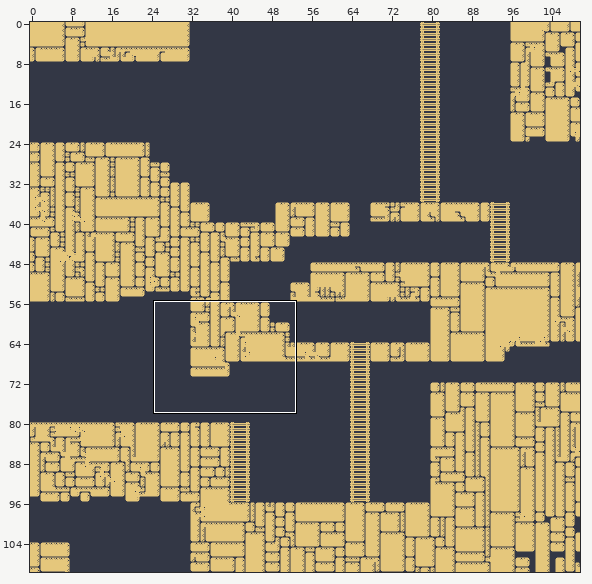
Tiled map -- scratch/map.tmx. Above, an overview of the earlier version with the close-up marked.
Close-up. Before:
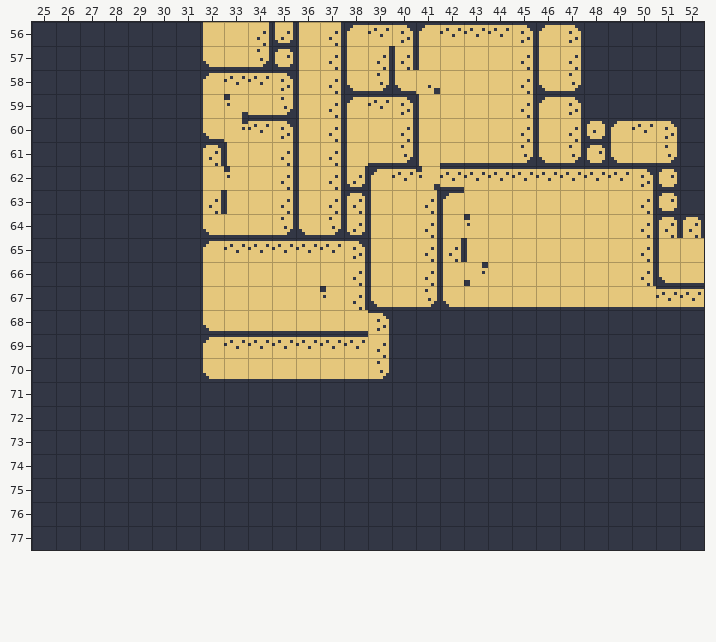
Cells are 8x8 px. Shown: x 25..52, y 56..77. The commit also changed other parts of the map, which this record leaves out. Tiles whose own drawing changed are shown in their newer look in all pictures.
The same view after the edit:
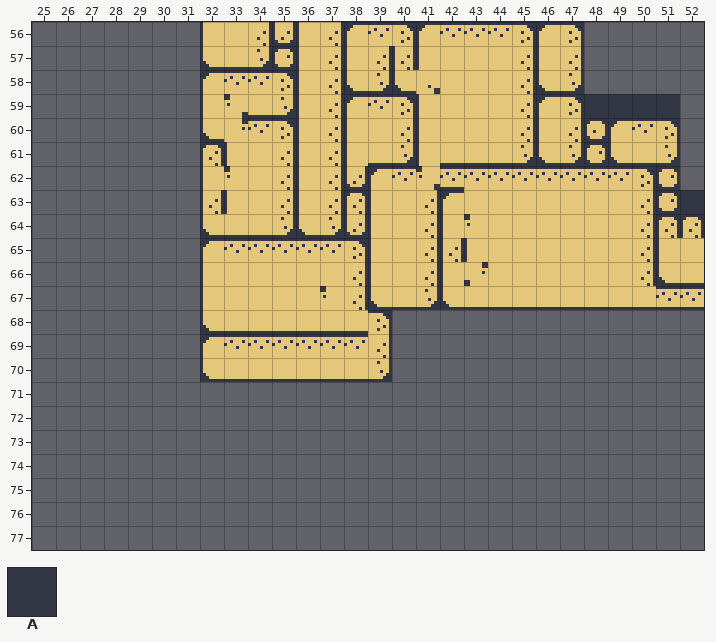
Key: from "tiles": A 1.
_ is an empty cell.
Difference:
Layer "Tile Layer 1":
Tile A is removed in rows 56 to 58 at x 25 to 31 and 48 to 52; in rows 59 to 62 at x 25 to 31 and 52; in rows 63 to 67 at x 25 to 31; in rows 68 to 70 at x 25 to 31 and 40 to 52; in rows 71 to 77 at x 25 to 52.
Changed places in both close-ups, as pixel boxes (x1, y1, x2, y2):
removed: (32, 22, 704, 550)
